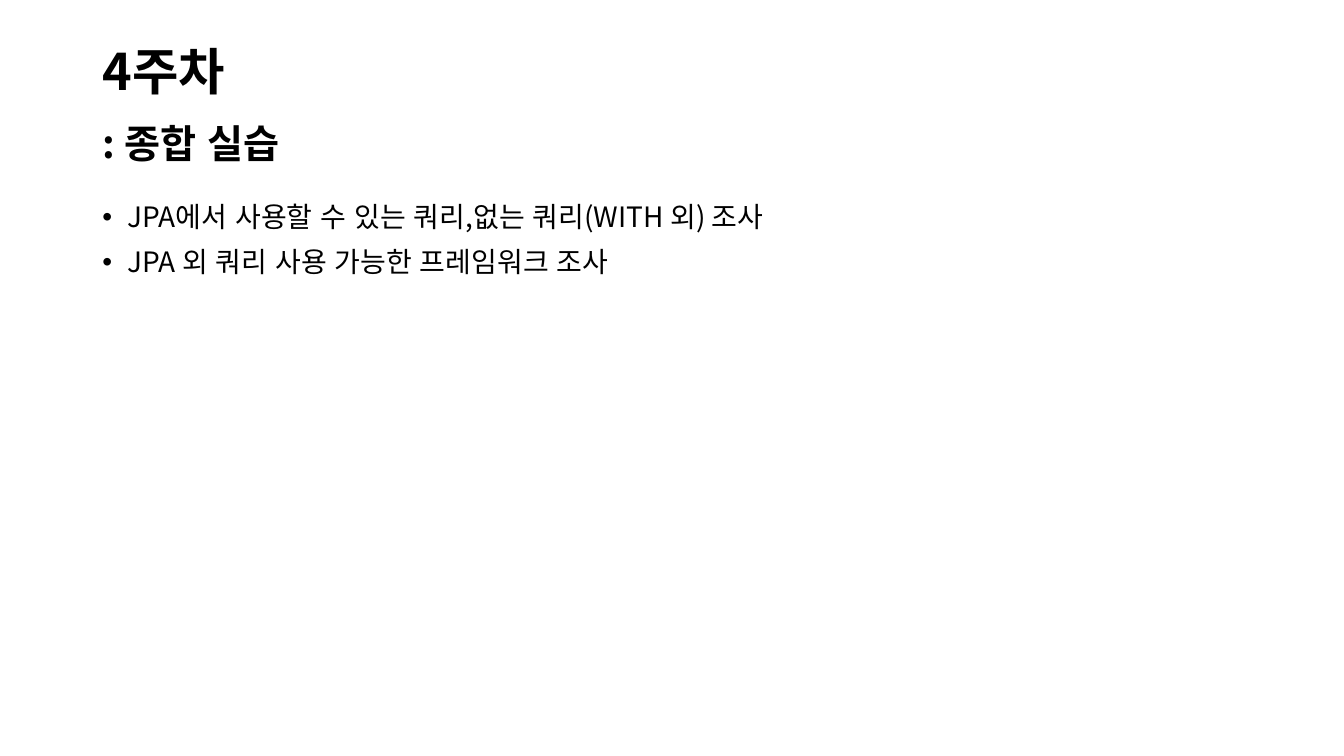
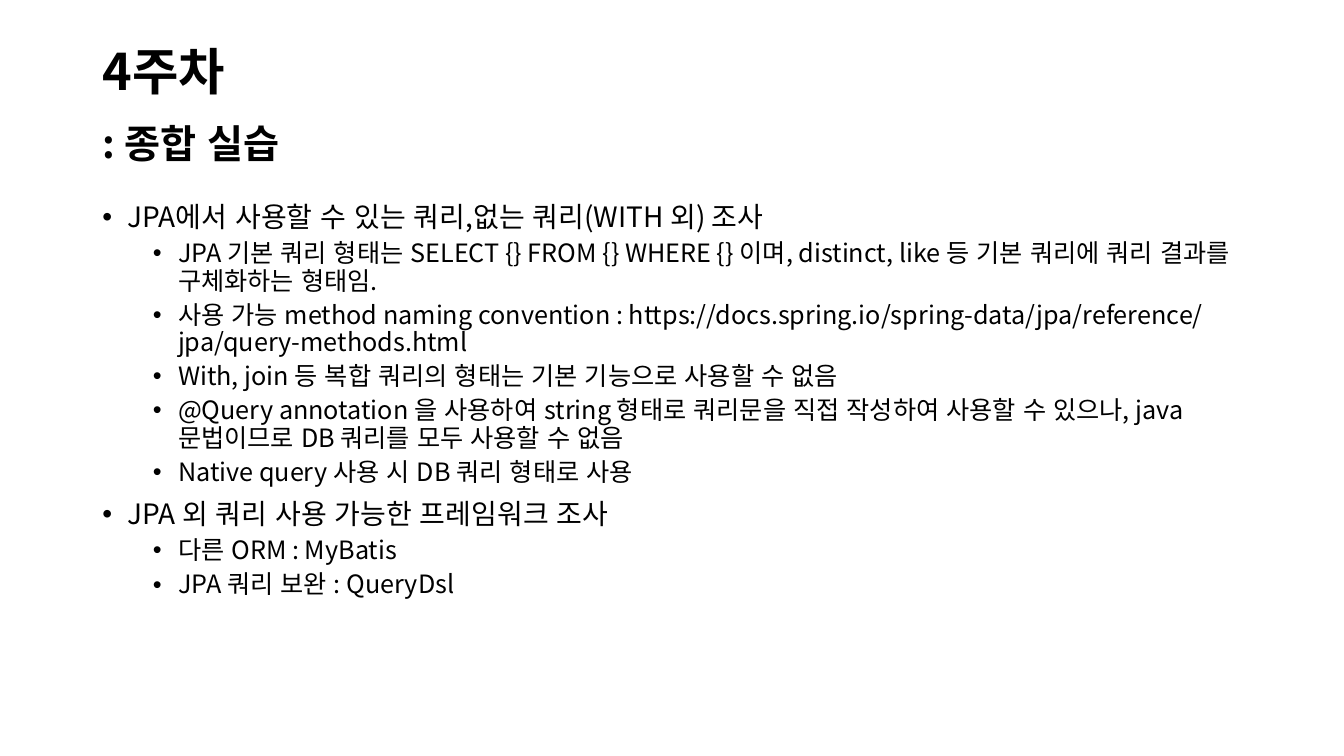
Before and after one commit to jiyoon-choii/Iochord_study_java-2024-, a slide deck: slide 39 of JAVA 프로젝트.pptx (slide 36 before the commit). Drawn at 1344x756 pixels with LibreOffice and Linux fonts; fonts in the diff are those of the drawing. Boxes give left, top, right and bottom in pixels: in the first picture for what was removed or moved away, otherwise in the second. Text is boxed around its words. In the diff, an @@ line names an element or a change of style, - is before the commit and + after.

```diff
--- a/JAVA 프로젝트.pptx
+++ b/JAVA 프로젝트.pptx
@@ text at (178,241,1230,487): paragraphs added @@
+  • JPA 기본 쿼리 형태는 SELECT {} FROM {} WHERE {} 이며, distinct, like 등 기본 쿼리에 쿼리 결과를 구체화하는 형태임.
+  • 사용 가능 method naming convention : https://docs.spring.io/spring-data/jpa/reference/jpa/query-methods.html
+  • With, join 등 복합 쿼리의 형태는 기본 기능으로 사용할 수 없음
+  • @Query annotation 을 사용하여 string 형태로 쿼리문을 직접 작성하여 사용할 수 있으나, java 문법이므로 DB 쿼리를 모두 사용할 수 없음
+  • Native query 사용 시 DB 쿼리 형태로 사용
@@ text at (178,538,454,599): paragraphs added @@
+  • 다른 ORM : MyBatis
+  • JPA 쿼리 보완 : QueryDsl
```
Also in this commit, not shown: 10 other slides changed, 6 slides added, 18 other files.
